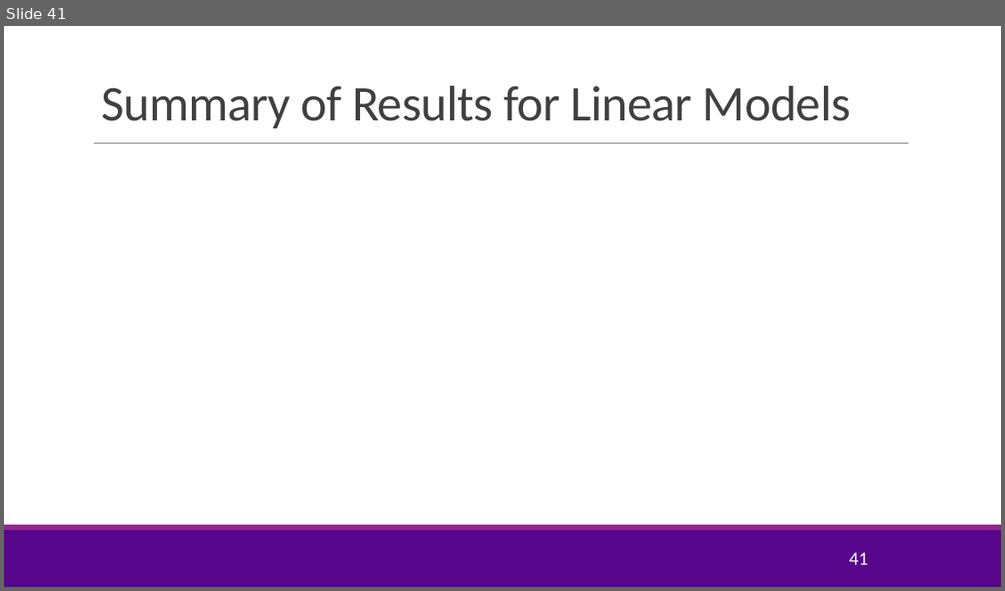
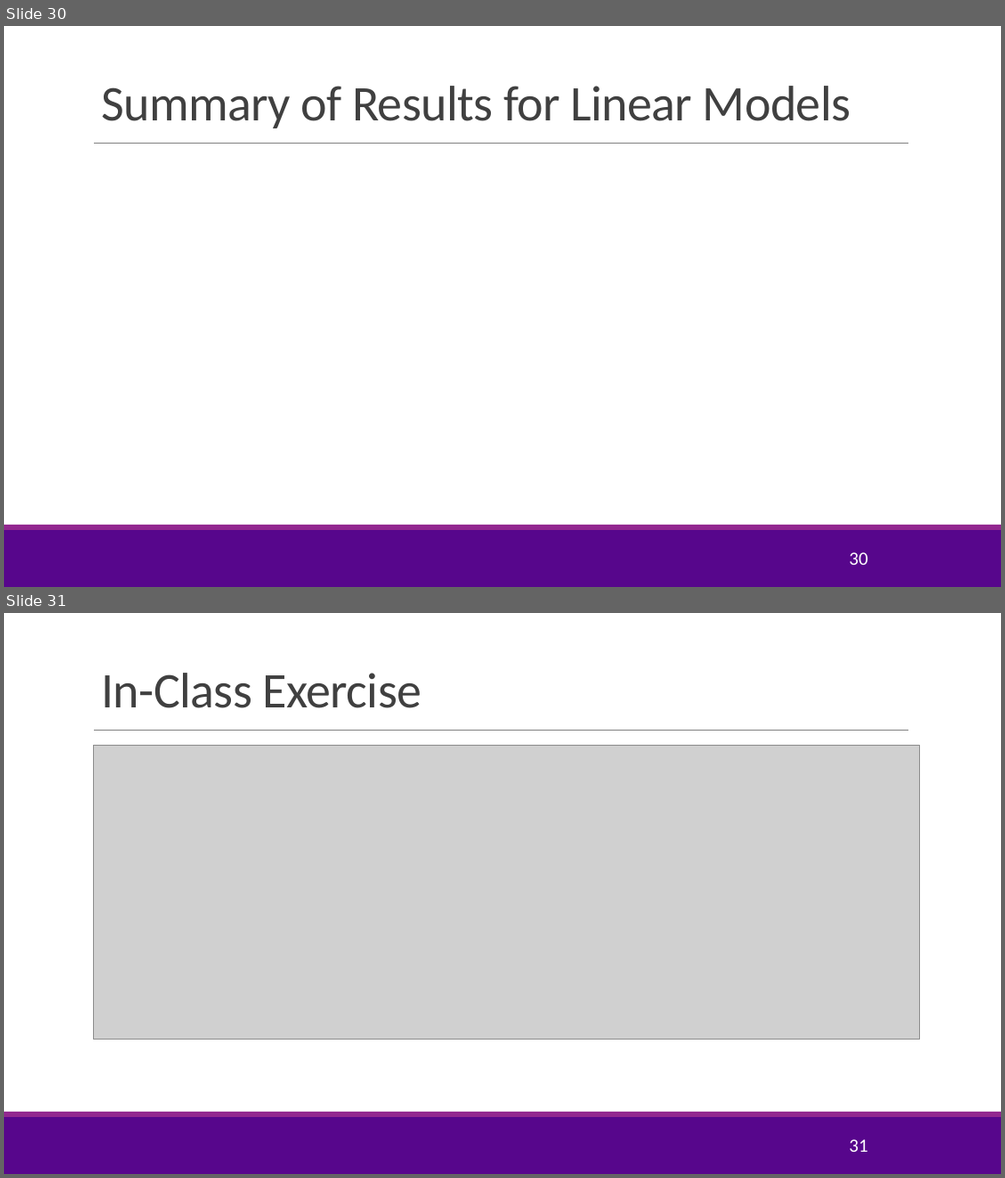
Before and after one commit to sdrangan/introml, a slide deck: lectures/Lect04_ModelSelection.pptx. Shown one above the other, each under a label of ours: slide 41 before the commit, slides 30 and 31 after it. The pictures are 1005x591 and 1005x1178 pixels, drawn with LibreOffice and Linux fonts; fonts in the diff are those of the drawing; grey boxes stand for pictures; background and template pictures are left out. Boxes give left, top, right and bottom in pixels: in the first picture for what was removed or moved away, otherwise in the second. Text is boxed around its words. In the diff, an @@ line names an element or a change of style, - is before the commit and + after.

```diff
--- a/lectures/Lect04_ModelSelection.pptx
+++ b/lectures/Lect04_ModelSelection.pptx
@@ slide 31 added at [4, 613, 1001, 1174], background #FFFFFF; not listed: 3 template elements that a slide beside it also shows @@
@@ title added at [101, 673, 421, 708], 48 pt, text #404040 @@
+In-Class Exercise
@@ picture added at [94, 745, 919, 1038] @@
@@ page number added at [849, 1139, 867, 1151], 18 pt, text #FFFFFF @@
+31
@@ what was slide 41 is now slide 30 @@
@@ page number at [849, 552, 867, 564]: text changed @@
-41
+30
```
Also in this commit, not shown: 10 slides changed, 7 other slides added, 7 slides removed, 12 other files.
